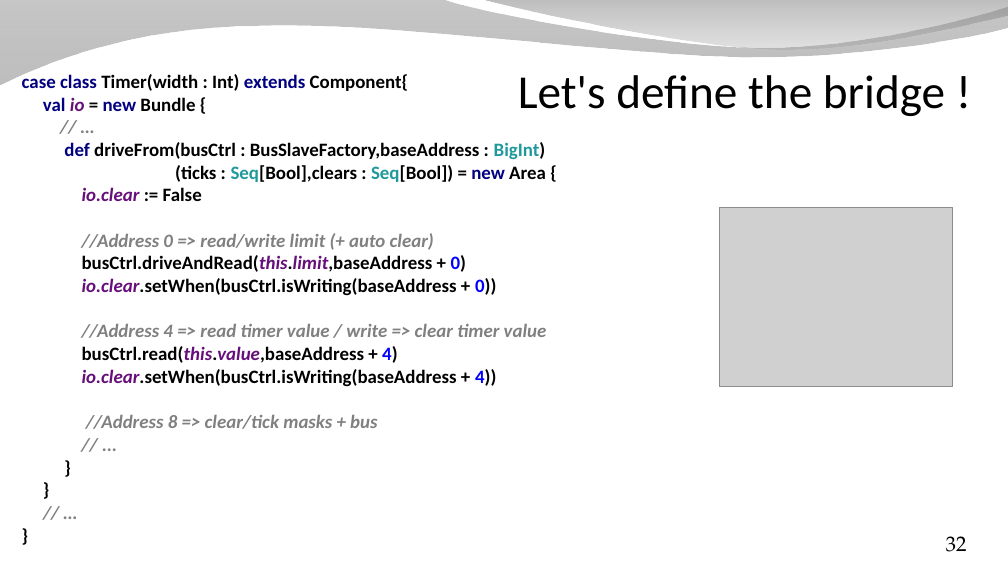
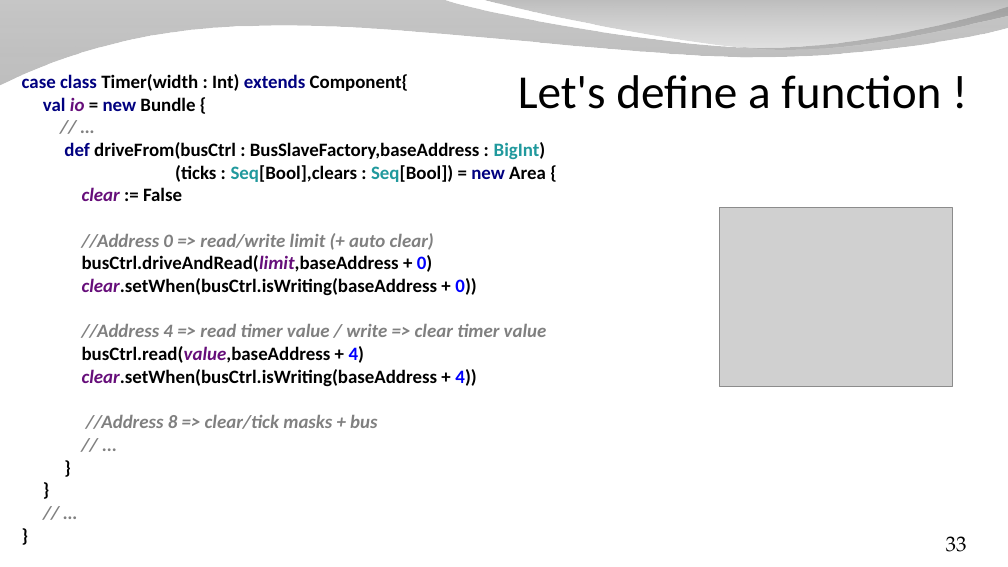
Before and after one commit to SpinalHDL/SpinalDoc, a slide deck: slide 33 of presentation/en/presentation_move_forward.odp (slide 32 before the commit). Drawn at 1008x567 pixels with LibreOffice and Linux fonts; fonts in the diff are those of the drawing; grey boxes stand for pictures; background and template pictures are left out. Boxes give left, top, right and bottom in pixels: in the first picture for what was removed or moved away, otherwise in the second. Text is boxed around its words. In the diff, an @@ line names an element or a change of style, - is before the commit and + after.

```diff
--- a/presentation/en/presentation_move_forward.odp
+++ b/presentation/en/presentation_move_forward.odp
@@ title at box(518, 75, 941, 109): text changed @@
-Let's define the bridge !
+Let's define a function !
@@ text at box(82, 187, 547, 387): text changed @@
-io.clear := False
-//Address 0 => read/write limit (+ auto clear)
-busCtrl.driveAndRead(this.limit,baseAddress + 0)
-io.clear.setWhen(busCtrl.isWriting(baseAddress + 0))
-//Address 4 => read timer value / write => clear timer value
-busCtrl.read(this.value,baseAddress + 4)
-io.clear.setWhen(busCtrl.isWriting(baseAddress + 4))
+clear := False
+//Address 0 => read/write limit (+ auto clear)
+busCtrl.driveAndRead(limit,baseAddress + 0)
+clear.setWhen(busCtrl.isWriting(baseAddress + 0))
+//Address 4 => read timer value / write => clear timer value
+busCtrl.read(value,baseAddress + 4)
+clear.setWhen(busCtrl.isWriting(baseAddress + 4))
@@ page number at box(946, 536, 967, 552): text changed @@
-32
+33
```
Also in this commit, not shown: 9 other slides changed, 2 slides added, 55 slides removed, 9 other files.
